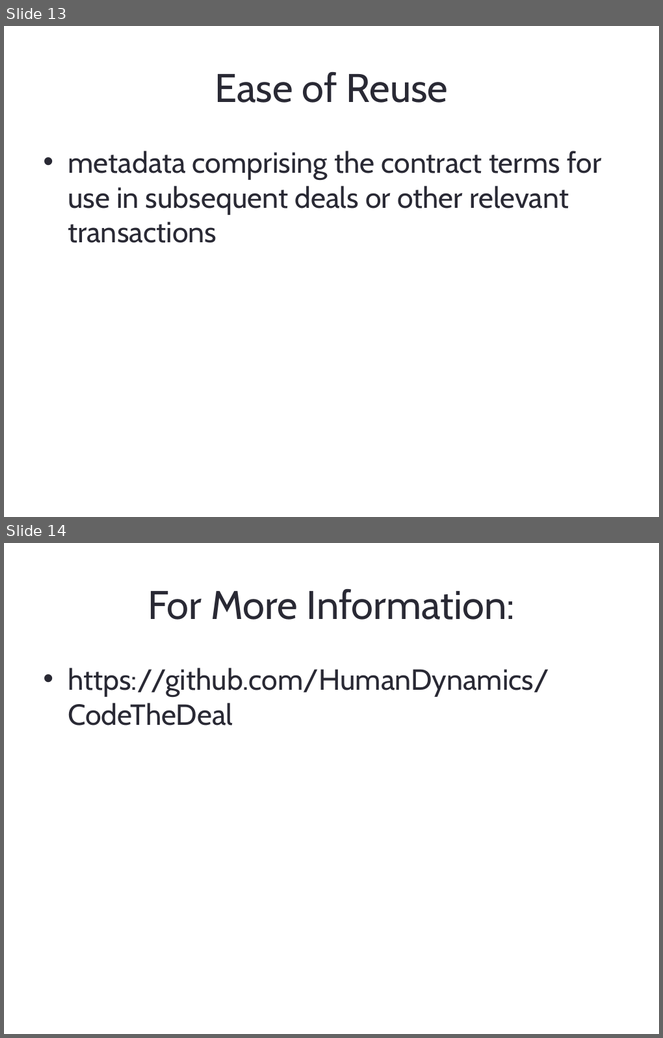
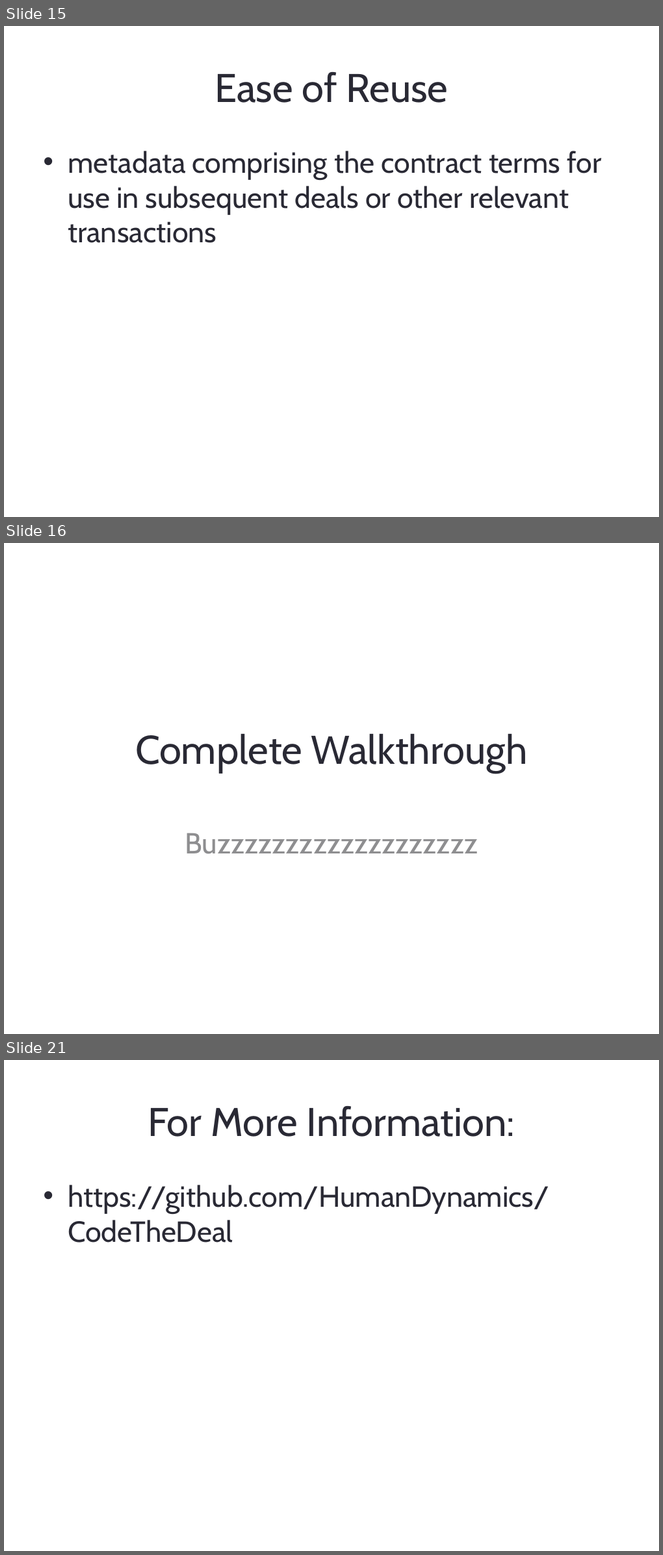
Before and after one commit to HumanDynamics/CodeTheDeal, a slide deck: Demo/Bcology.pptx. Shown one above the other, each under a label of ours: slides 13 and 14 before the commit, slides 15, 16 and 21 after it; the slides between them are not shown. The pictures are 663x1038 and 663x1555 pixels, drawn with LibreOffice and Linux fonts; fonts in the diff are those of the drawing. Boxes give left, top, right and bottom in pixels: in the first picture for what was removed or moved away, otherwise in the second. Text is boxed around its words. In the diff, an @@ line names an element or a change of style, - is before the commit and + after.

```diff
--- a/Demo/Bcology.pptx
+++ b/Demo/Bcology.pptx
@@ slide 16 added at (4,543,659,1034), background #FFFFFF @@
@@ title added at (135,734,527,773), 44 pt, text #292934 @@
+Complete Walkthrough
@@ subtitle added at (185,833,478,854), 32 pt, text #8E8E90 @@
+Buzzzzzzzzzzzzzzzzzzz
@@ what was slide 13 is now slide 15 @@
@@ what was slide 14 is now slide 21 @@
```
Also in this commit, not shown: 4 slides changed, 9 other slides added, 3 slides removed.
